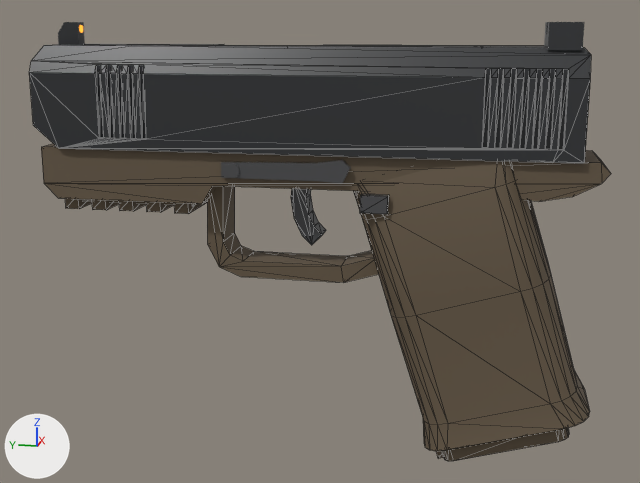
An edit to the glTF model assets/models/weapons/pistol.glb, drawn before and after from the same camera.
One viewpoint serves both versions: a camera (50 mm lens) standing at (-0.2326, -0.0478, 0.0575) and looking at (0.0001, -0.0012, -0.0007). Arrows for +X, +Y and +Z are at lower left; the lights stay in place. The picture after the commit comes second. Mesh edges are drawn as thin lines on the coarser meshes. Where no turn or scale is listed for an object, it has been applied to the vertices. Vertices at exactly the same position are counted once.

In view in the first picture: 'Frame', 'IronSightRear', 'Magazine', 'Slide', 'SlideStop', 'Trigger' and 2 more.
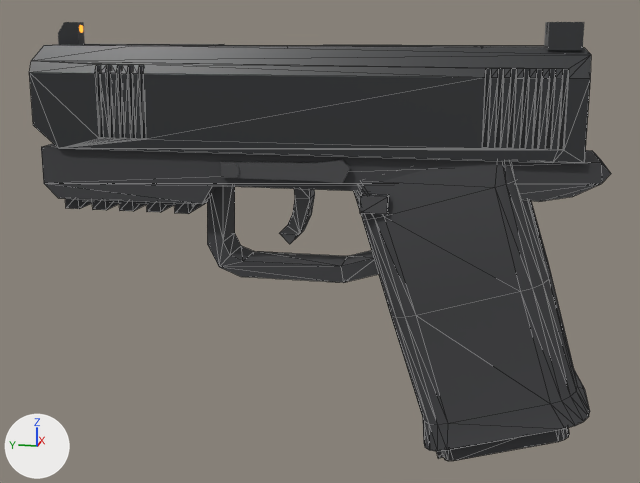
Commit message: Curl the pistol's trigger forward and make its frame dark grey

The change in detail:
Material 'Pistol_Frame' (mat_pistol_frame) changes colour from brown #655744 to dark grey #3f4042; in linear values from (0.13, 0.095, 0.058) to (0.05, 0.051, 0.055).
me_trigger is used by ob_trigger; location (0.0, 0.0035, 0.0158).
me_trigger had 20 vertices, 36 faces and spanned x -0.003..0.003, y -0.006..0.0027, z -0.017..0.0013.
me_trigger now has 20 vertices, 36 faces and spans x -0.003..0.003, y -0.0027..0.006, z -0.017..0.0013.
me_trigger part 1: the whole mesh is rebuilt.

Where the change shows, as pixel boxes (x1, y1, x2, y2) in the pictures (640 x 483 px):
'Frame', recoloured (brown to dark grey)
    both: (41, 144, 611, 451)
'Magazine', recoloured (brown to dark grey)
    both: (436, 428, 569, 461)
'Trigger', reshaped
    before: (291, 189, 326, 245)
    after: (279, 189, 315, 244)
